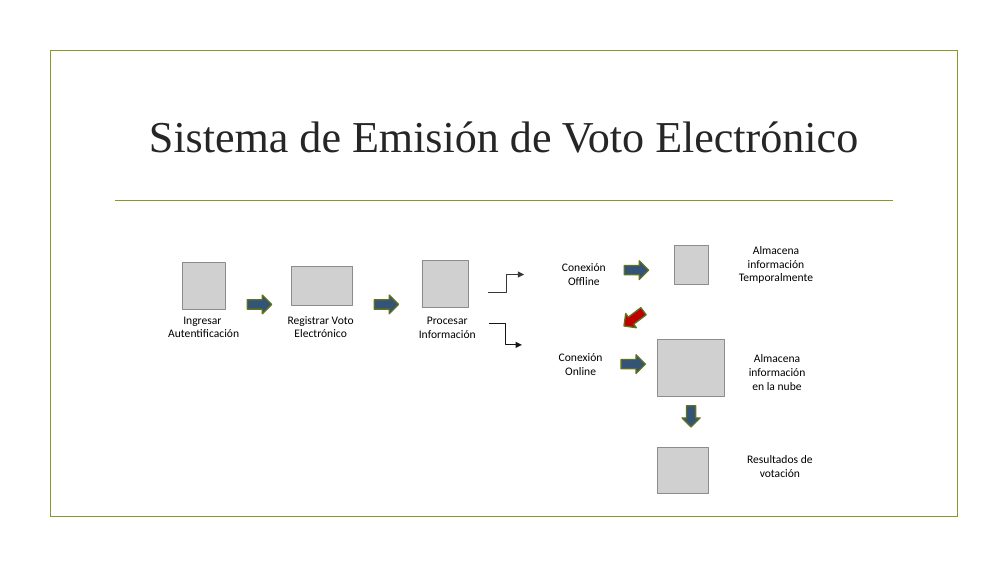
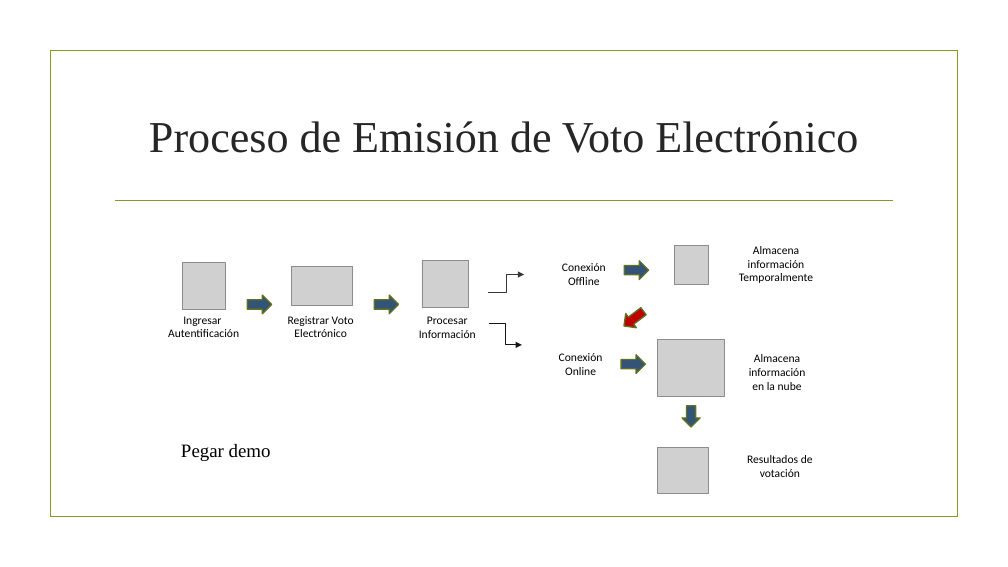
Before and after one commit to karin-romero/WT-Project, a slide deck: slide 3 of group6/Voto_Presentacion.pptx. Drawn at 1008x567 pixels with LibreOffice and Linux fonts; fonts in the diff are those of the drawing; grey boxes stand for pictures; background and template pictures are left out. Boxes give left, top, right and bottom in pixels: in the first picture for what was removed or moved away, otherwise in the second. Text is boxed around its words. In the diff, an @@ line names an element or a change of style, - is before the commit and + after.

```diff
--- a/group6/Voto_Presentacion.pptx
+++ b/group6/Voto_Presentacion.pptx
@@ title at [149,121,858,153]: text changed @@
-Sistema de Emisión de Voto Electrónico
+Proceso de Emisión de Voto Electrónico
@@ text added at [181,444,271,461], 18 pt, text #000000 @@
+Pegar demo
```
Also in this commit, not shown: 2 other slides changed.
